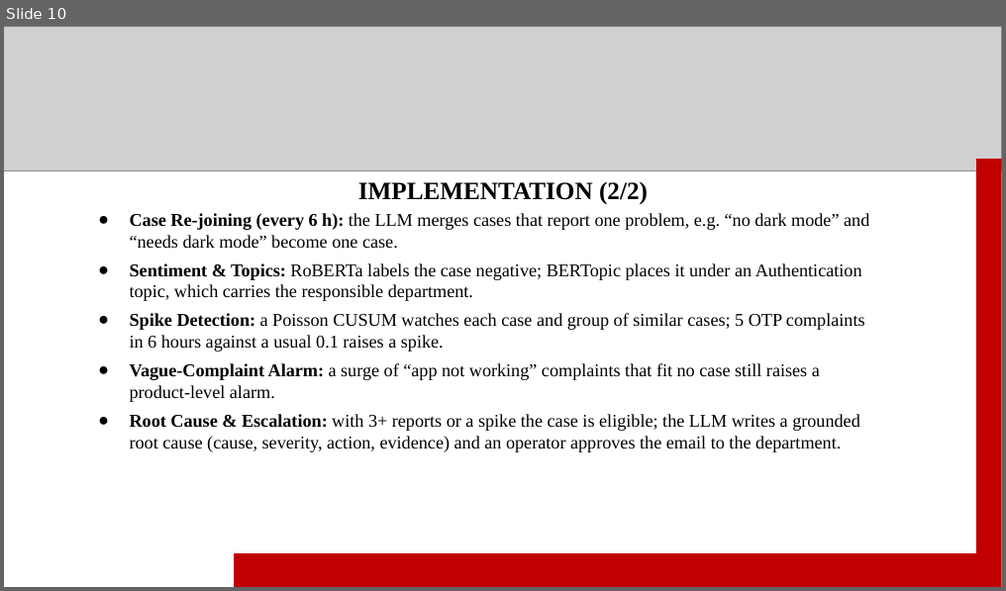
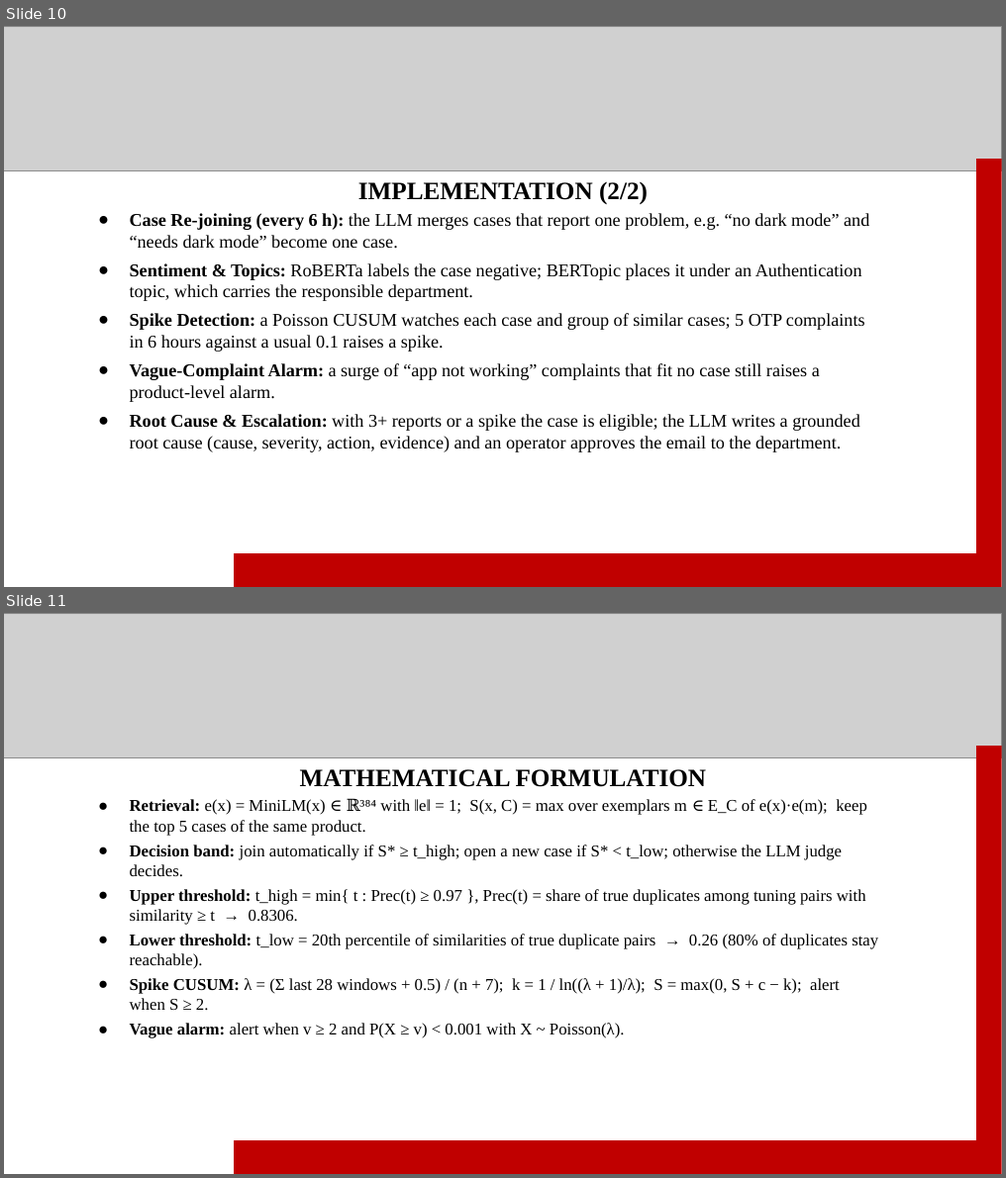
Before and after one commit to sanyyyyoo/InsightDesk, a slide deck: reports/ppt/InsightDesk_final.pptx. Shown one above the other, each under a label of ours: slide 10 before the commit, slides 10 and 11 after it. The pictures are 1006x591 and 1006x1178 pixels, drawn with LibreOffice and Linux fonts; fonts in the diff are those of the drawing; grey boxes stand for pictures. Boxes give left, top, right and bottom in pixels: in the first picture for what was removed or moved away, otherwise in the second. Text is boxed around its words. In the diff, an @@ line names an element or a change of style, - is before the commit and + after.

```diff
--- a/reports/ppt/InsightDesk_final.pptx
+++ b/reports/ppt/InsightDesk_final.pptx
@@ slide 11 added at (4,613,1002,1174), background #FFFFFF @@
@@ picture added at (4,613,1002,759) @@
@@ rectangle added at (976,746,1001,1174), fill #C00000 @@
@@ text added at (300,769,707,787), 18 pt, text #000000, bold @@
+MATHEMATICAL FORMULATION
@@ text added at (130,799,878,1039), 12 pt, text #000000 @@
+● Retrieval: e(x) = MiniLM(x) ∈ ℝ³⁸⁴ with ‖e‖ = 1; S(x, C) = max over exemplars m ∈ E_C of e(x)·e(m); keep the top 5 cases of the same product.
+● Decision band: join automatically if S* ≥ t_high; open a new case if S* < t_low; otherwise the LLM judge decides.
+● Upper threshold: t_high = min{ t : Prec(t) ≥ 0.97 }, Prec(t) = share of true duplicates among tuning pairs with similarity ≥ t → 0.8306.
+● Lower threshold: t_low = 20th percentile of similarities of true duplicate pairs → 0.26 (80% of duplicates stay reachable).
+● Spike CUSUM: λ = (Σ last 28 windows + 0.5) / (n + 7); k = 1 / ln((λ + 1)/λ); S = max(0, S + c − k); alert when S ≥ 2.
+● Vague alarm: alert when v ≥ 2 and P(X ≥ v) < 0.001 with X ~ Poisson(λ).
@@ rectangle added at (234,1141,976,1174), fill #C00000 @@
```
Also in this commit, not shown: 1 slide changed, 4 other slides added, 1 other file.
